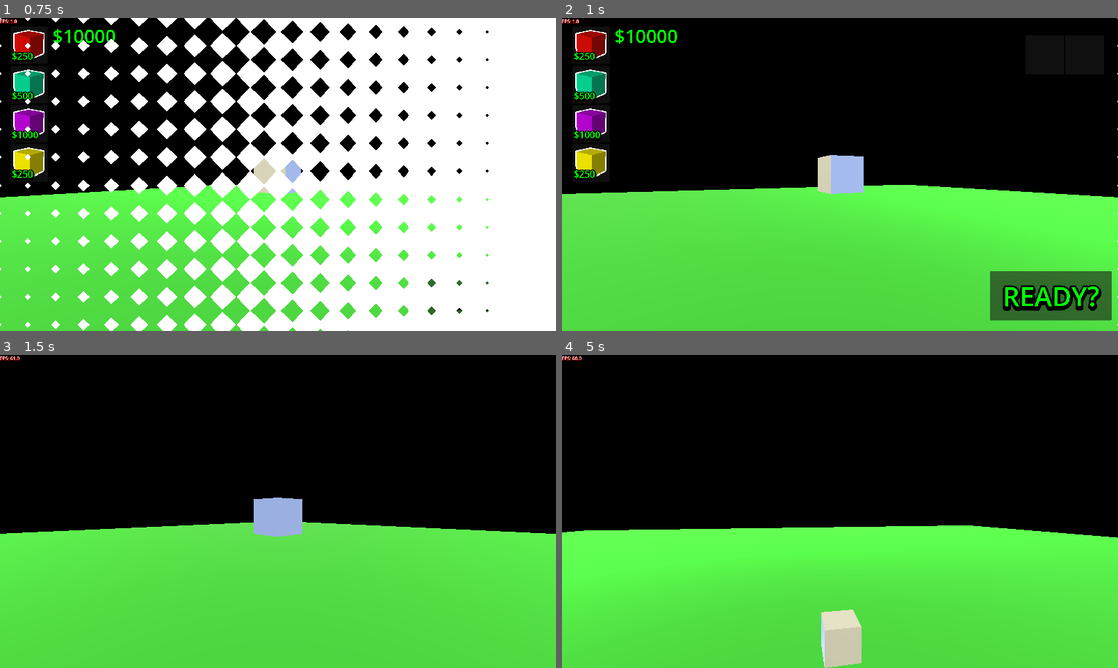
Above: before the commit, frames 1-4 (two rows, left to right).
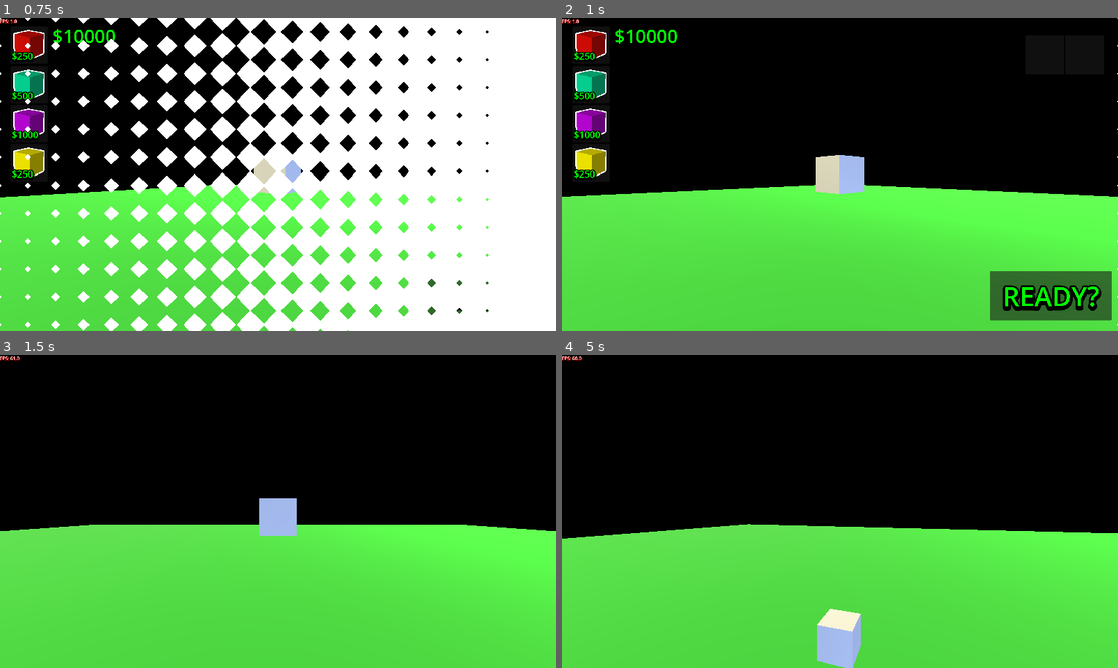
Above: after the commit, the same moments.

Repository: SuperGoon97/CAPJam2025
Game: Godot game, scene res://Scenes/Core/GameCore/game_core.tscn
Same seed, same stepped clock (60 frames per second), same inputs: the game is played once before the commit and once after it. The engine's default icon, where the game draws it, is replaced by a stand-in: a white triangle on a blue panel in a dark square.
Inputs (mouse positions are in pixels of both pictures, inside the frame that each line leads up to):
- Up to frame 1 (0.75 s): move the mouse to (400, 158) at 0.52 s; hold Right (Right) from 0.53 s (still down); click (400, 158) at 0.67 s
- Up to frame 2 (1 s): keep holding Right (Right)
- Up to frame 3 (1.5 s): release Right (Right) at 1.25 s; click "READY?" at 1.25 s
- Up to frame 4 (5 s): move the mouse to (728, 527) at 2.02 s; hold Down (Down) 2.03-2.78 s; tap Enter at 2.75 s; move the mouse to (895, 442) at 2.77 s; hold Right (Right) 2.78-3.53 s; move the mouse to (812, 574) at 3.52 s; hold Up (Up) 3.53-4.28 s; click (812, 574) at 3.67 s; move the mouse to (1006, 558) at 4.27 s; hold A (Left) from 4.28 s (still down)

Frame 1 is identical in both runs. In frame 2, 0.6% of the frame differs, in the area x 0-100%, y 43-58%; in frame 3, 1.1%; in frame 4, 9.1%, in the area x 0-100%, y 54-100%.

Commit message:
bug fix plumbed rot buttons

Diff:
--- a/template/Scenes/GameScenes/LevelScene/game_scene_3d.tscn
+++ b/template/Scenes/GameScenes/LevelScene/game_scene_3d.tscn
@@ -55,6 +55,7 @@
 [node name="CameraPivotPoint" type="Node3D" parent="World Origin"]
 transform = Transform3D(1, 0, 0, 0, 1, 0, 0, 0, 1, 0, 3.5, 0)
 script = ExtResource("4_ot84h")
+rotation_angle = 45.0
 
 [node name="Main Camera" type="Camera3D" parent="World Origin/CameraPivotPoint" groups=["MainCamera"]]
 transform = Transform3D(1, 0, 0, 0, 1, 0, 0, 0, 1, 0, 0, 6)
--- a/template/Scripts/Game/Camera/camera_controller.gd
+++ b/template/Scripts/Game/Camera/camera_controller.gd
@@ -15,6 +15,8 @@
 	if GVar.signal_bus == null:
 		await GVar.scene_manager.game_ready
 	GVar.signal_bus.rocket_part_added.connect(_rocket_part_added)
+	GVar.signal_bus.rotate_cam_left.connect(_rotate_left_clicked)
+	GVar.signal_bus.rotate_cam_right.connect(_rotate_right_clicked)
 	child_cam = get_tree().get_first_node_in_group("MainCamera")
 	var node = get_tree().get_first_node_in_group("ShipRoot")
 	if node is RocketBase:
@@ -24,6 +26,7 @@
 	var x_direction:float = Input.get_axis("Left","Right")
 	var y_direction:float = Input.get_axis("Down","Up")
 	if x_direction != 0:
+		#print_rich("[color=orange]ROTATION START[/color]")
 		if camera_rotate_cool_off.time_left == 0.0:
 			if desired_rot + rotation_angle * x_direction > 180:
 				desired_rot = -180
@@ -33,11 +36,15 @@
 			last_x = x_direction
 			camera_rotate_cool_off.start()
 
-	if abs(rad_to_deg(rotation.y) - desired_rot) > 2.5:
-		print(desired_rot)
-		print(rad_to_deg(rotation.y))
+	if abs(rad_to_deg(rotation.y) - desired_rot) > 355:
+		desired_rot = -desired_rot
+	elif abs(rad_to_deg(rotation.y) - desired_rot) > 2.5:
+		#print("rot y = " + str(rad_to_deg(rotation.y)))
+		#print("desired rot = " + str(desired_rot))
+		#print("rot difference = " + str(abs(rad_to_deg(rotation.y) - desired_rot)))
+		#print_rich("[color=blue]=================[/color]")
 		rotate(Vector3(0.0,1.0,0.0),rotation_speed * delta * last_x)
-	else:
+	elif rotation.y != deg_to_rad(desired_rot):
 		rotation.y = deg_to_rad(desired_rot)
 
 	if y_direction != 0:
@@ -47,5 +54,19 @@
 	if  _distance_to_midpoint > camera_distance_to_midpoint_tolerance:
 		global_position = global_position.move_toward(desired_position,delta * _distance_to_midpoint)
 
+func _rotate_left_clicked():
+	if camera_rotate_cool_off.time_left == 0.0:
+		if desired_rot - rotation_angle < -180:
+			desired_rot = 180
+		desired_rot -= rotation_angle
+		camera_rotate_cool_off.start()
+
+func _rotate_right_clicked():
+	if camera_rotate_cool_off.time_left == 0.0:
+		if desired_rot + rotation_angle > 180:
+			desired_rot = -180
+		desired_rot += rotation_angle
+		camera_rotate_cool_off.start()
+
 func _rocket_part_added():
 	desired_position = child_cam.get_center_point()
